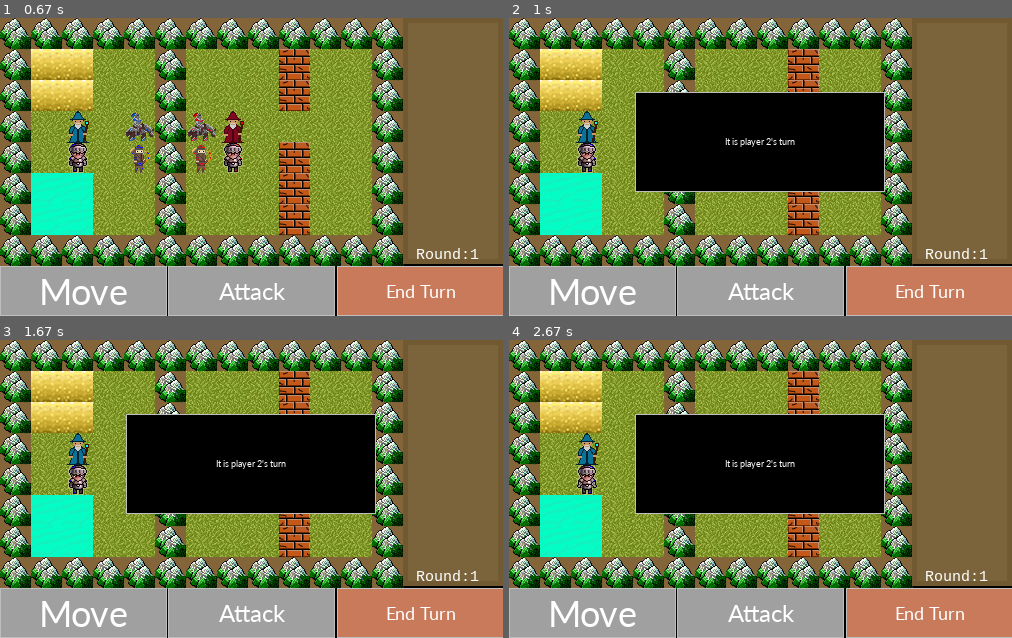
Above: before the commit, frames 1-4 (two rows, left to right).
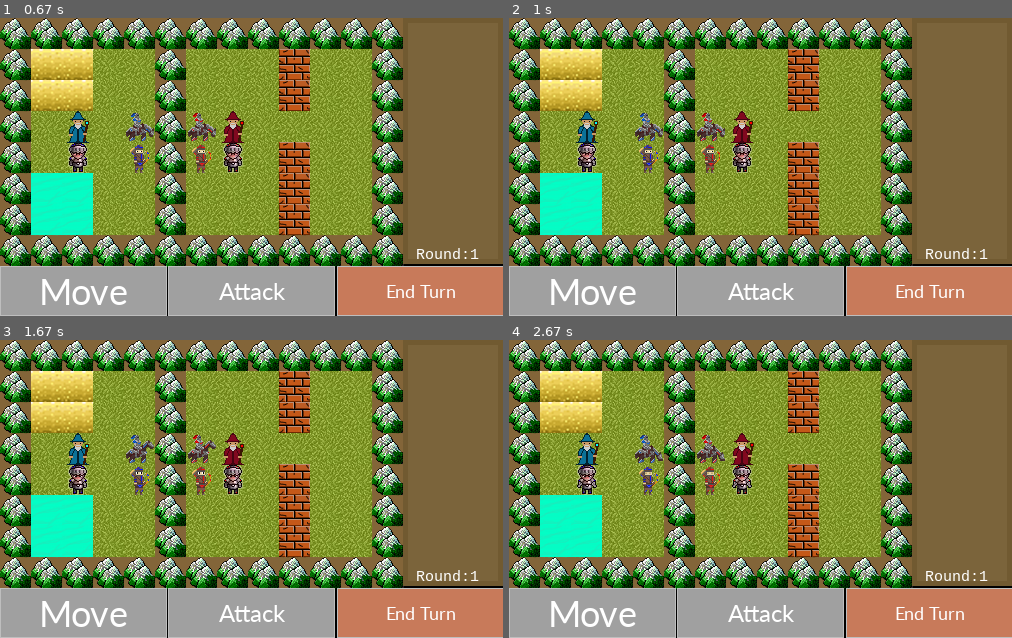
Above: after the commit, the same moments.

Repository: bunzosteele/HeroesEmblem
Game: pygame game, started from Game.py
Same seed, same stepped clock (60 frames per second), same inputs: the game is played once before the commit and once after it.
Inputs (mouse positions are in pixels of both pictures, inside the frame that each line leads up to):
- Up to frame 1 (0.67 s): press the mouse at (251, 184) at 0.37 s; move the mouse to (191, 175) at 0.47 s; release the mouse at (130, 169) at 0.6 s
- Up to frame 2 (1 s): click "End Turn" at 0.72 s
- Up to frame 3 (1.67 s): no input
- Up to frame 4 (2.67 s): click (695, 593) at 2.05 s

Frame 1 is identical in both runs. In frame 2, 16% of the frame differs, in the area x 25-75%, y 24-59%; in frame 3, 16%; in frame 4, 16%.

Commit message:
Fixed status window click bug
The game no longer crashes when trying to move a unit into the status
window.

Diff:
--- a/Game.py
+++ b/Game.py
@@ -16,10 +16,6 @@
 
 pygame.init()
 pygame.display.set_caption("Heroes Emblem")
-windowX = 2950
-windowY = -700
-import os
-os.environ['SDL_VIDEO_WINDOW_POS'] = "%d,%d" % (windowX, windowY)
 button_height = 50
 status_width = 100
 battlefield = Battlefield(Battlefield.build("Battlefield/2.txt"))
@@ -34,6 +30,8 @@
 Move = UI.Buttons.Button()
 Attack = UI.Buttons.Button()
 
+field_width = battlefield.width() * Tile.Size
+
 while game_state.running:
     for event in pygame.event.get():
         if event.type == pygame.QUIT:
@@ -42,7 +40,9 @@
             game_state.cycle_animation()
         elif event.type == pygame.MOUSEBUTTONUP:
             pos = pygame.mouse.get_pos()
-            if game_state.between_turns and NewTurn.pressed(pos):
+            if pos[0] > field_width:
+                break
+            elif game_state.between_turns and NewTurn.pressed(pos):
                 if NewTurn.pressed(pos):
                     game_state.start_new_turn()
             elif EndTurn.pressed(pos):
Not shown, changed: Battlefield/Battlefield.pyc
Not shown, changed: Battlefield/Grass.pyc
Not shown, changed: Battlefield/Mountain.pyc
Not shown, changed: Battlefield/Sand.pyc
Not shown, changed: Battlefield/Tile.pyc
Not shown, changed: Battlefield/TileBuilder.pyc
Not shown, changed: Battlefield/Wall.pyc
Not shown, changed: Battlefield/Water.pyc
Not shown, changed: Battlefield/__init__.pyc
Not shown, changed: BattlefieldHelper.pyc
Not shown, changed: UI/Buttons.pyc
Not shown, changed: UI/__init__.pyc
(and 6 more such lines)
